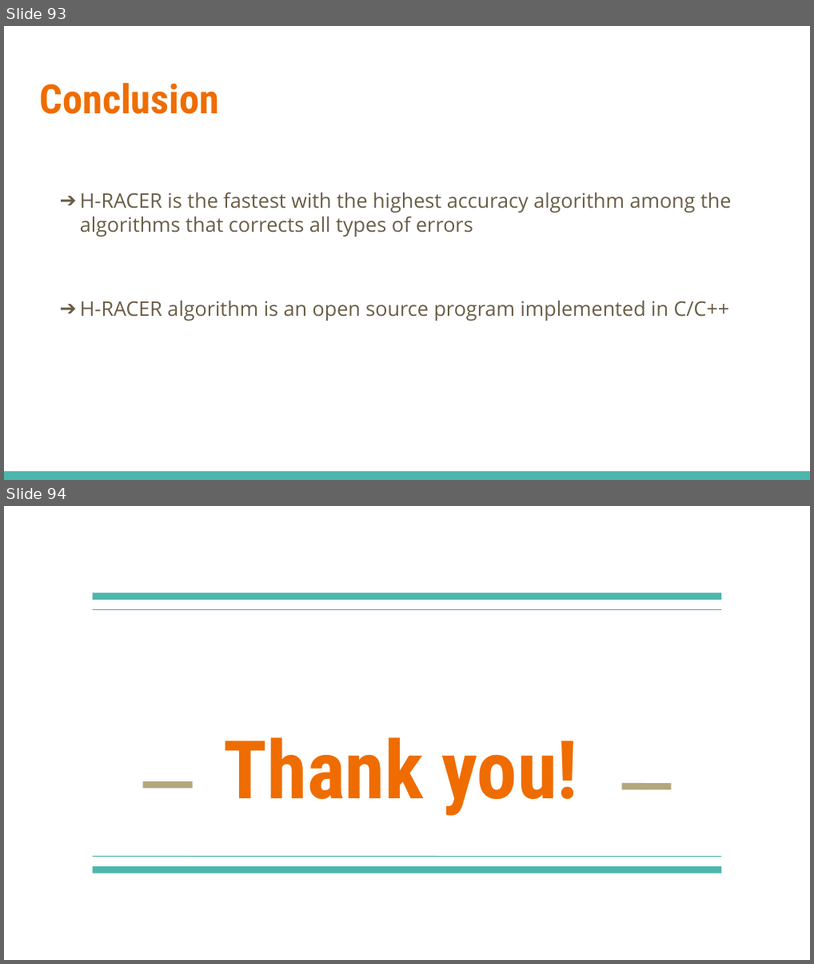
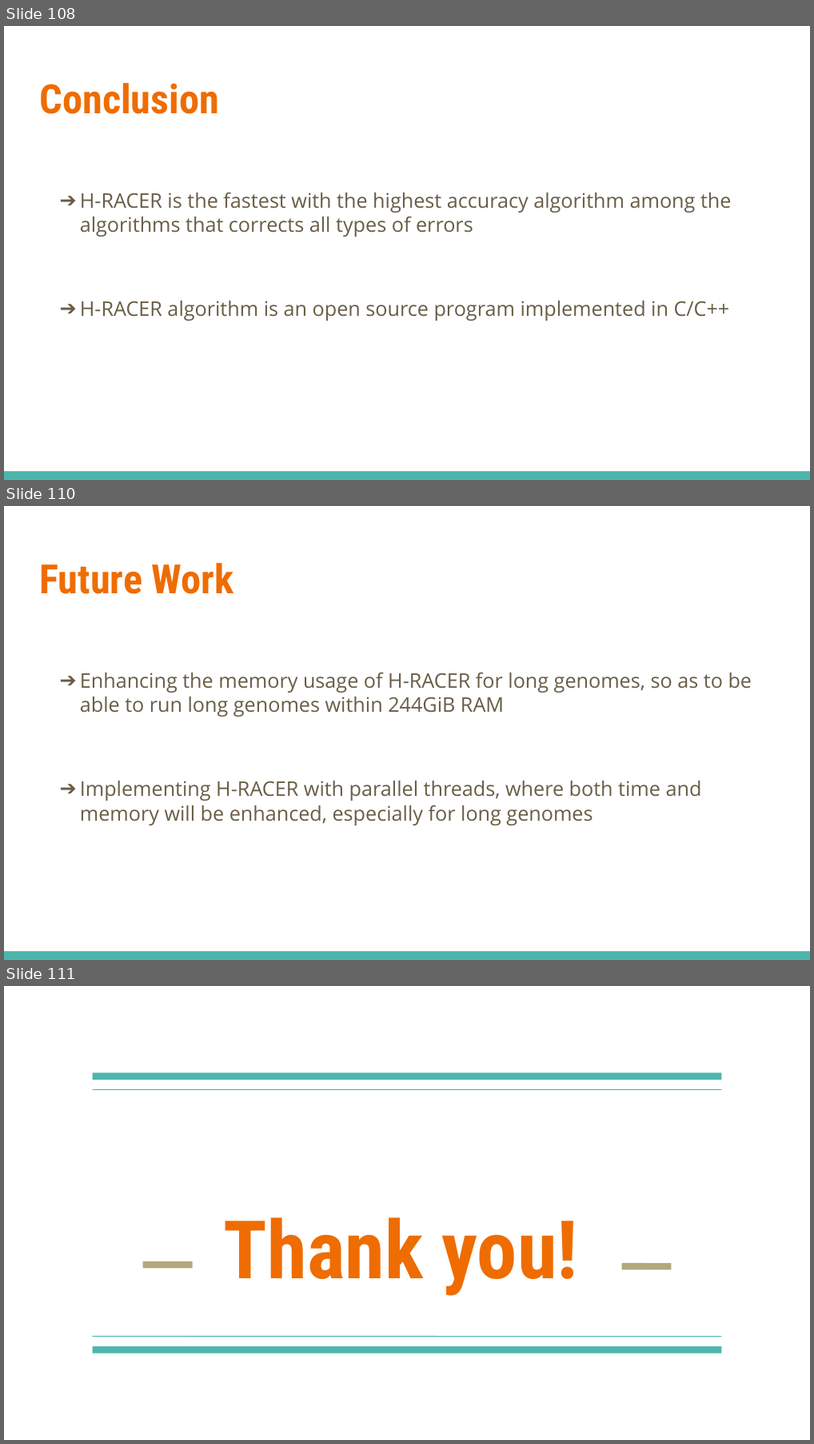
Before and after one commit to salmagomaa/masters-seminar, a slide deck: Presentation/DNA_Seq_Error_Corr_Alg.odp. Shown one above the other, each under a label of ours: slides 93 and 94 before the commit, slides 108, 110 and 111 after it; the slides between them are not shown. The pictures are 814x964 and 814x1444 pixels, drawn with LibreOffice and Linux fonts; fonts in the diff are those of the drawing. Boxes give left, top, right and bottom in pixels: in the first picture for what was removed or moved away, otherwise in the second. Text is boxed around its words. In the diff, an @@ line names an element or a change of style, - is before the commit and + after.

```diff
--- a/Presentation/DNA_Seq_Error_Corr_Alg.odp
+++ b/Presentation/DNA_Seq_Error_Corr_Alg.odp
@@ slide 110 added at (x1=4, y1=506, x2=810, y2=960), background #FFFFFF; not listed: 1 template element that a slide beside it also shows @@
@@ title added at (x1=39, y1=563, x2=234, y2=594), 36 pt, text #EF6C00, bold @@
+Future Work
@@ text added at (x1=80, y1=672, x2=753, y2=825), 18 pt, text #695D46 @@
+➔ Enhancing the memory usage of H-RACER for long genomes, so as to be able to run long genomes within 244GiB RAM
+➔ Implementing H-RACER with parallel threads, where both time and memory will be enhanced, especially for long genomes
@@ what was slide 93 is now slide 108 @@
@@ what was slide 94 is now slide 111 @@
```
Also in this commit, not shown: 22 slides changed, 16 other slides added, 27 other files.
